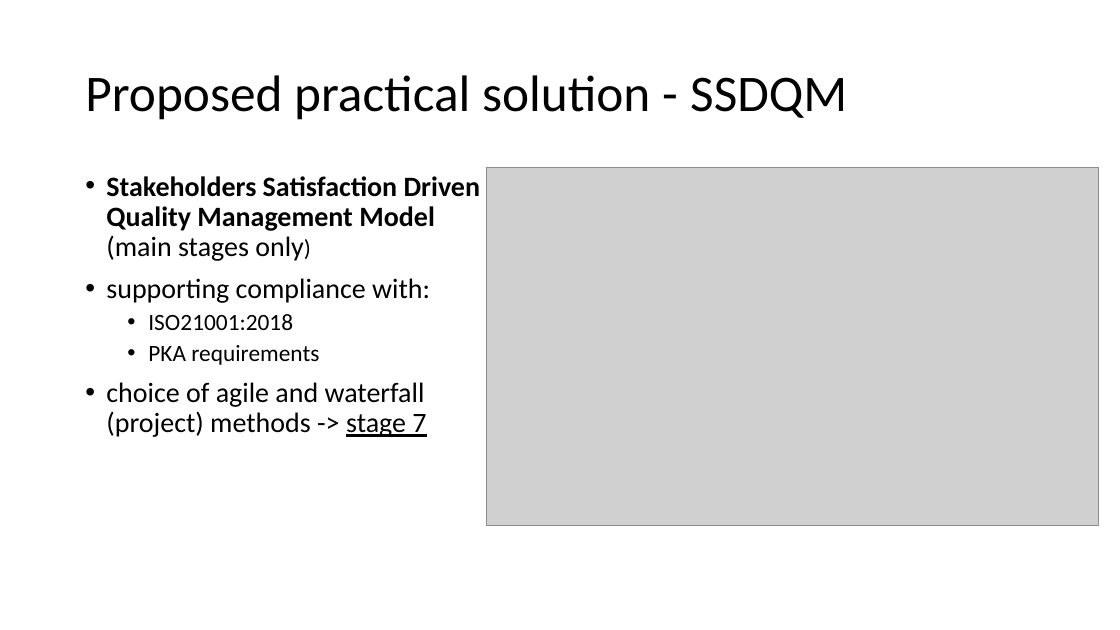
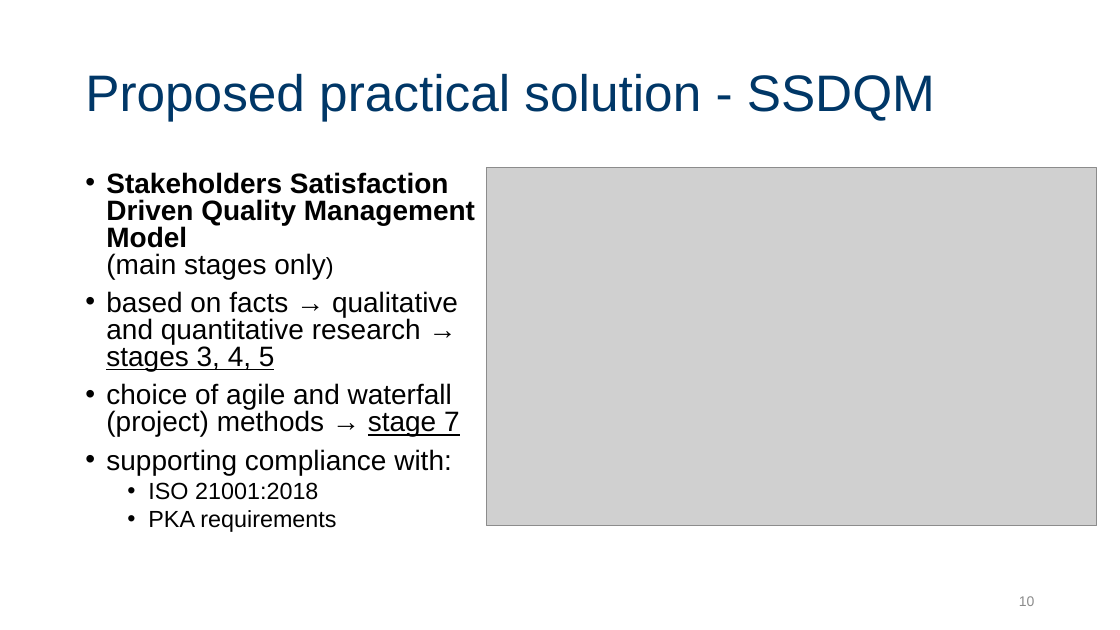
Before and after one commit to JeanPaulSzefler/doktorat_git, a slide deck: slide 10 of Egzaminy doktorskie/angielski/SSI_forHEI_QMS.pptx (slide 14 before the commit). Drawn at 1120x630 pixels with LibreOffice and Linux fonts; fonts in the diff are those of the drawing; grey boxes stand for pictures. Boxes give left, top, right and bottom in pixels: in the first picture for what was removed or moved away, otherwise in the second. Text is boxed around its words. In the diff, an @@ line names an element or a change of style, - is before the commit and + after.

```diff
--- a/Egzaminy doktorskie/angielski/SSI_forHEI_QMS.pptx
+++ b/Egzaminy doktorskie/angielski/SSI_forHEI_QMS.pptx
@@ title "Proposed practical solution - SSDQM" at (85,73,935,121): font Calibri to Arial, text colour #000000 to #003767 @@
@@ text at (106,172,475,532): font Calibri to Arial in "Stakeholders Satisfaction Driven Quality Management Model (m ...", "supporting compliance with:", "PKA requirements"; line spacing 0.9 to 0.8 @@
@@ text at (106,291,460,436): paragraphs added @@
+• based on facts → qualitative and quantitative research →
+  stages 3, 4, 5
+• choice of agile and waterfall (project) methods → stage 7
@@ text at (106,382,426,437): paragraph removed @@
-• choice of agile and waterfall (project) methods -> stage 7
@@ text at (148,482,318,500): text changed; font Calibri to Arial @@
-  • ISO21001:2018
+  • ISO 21001:2018
@@ page number added at (1019,596,1035,606), 12 pt, text #8C8C8C @@
+10
```
Also in this commit, not shown: 12 other slides changed, 1 slide added, 5 slides removed, 37 other files.
